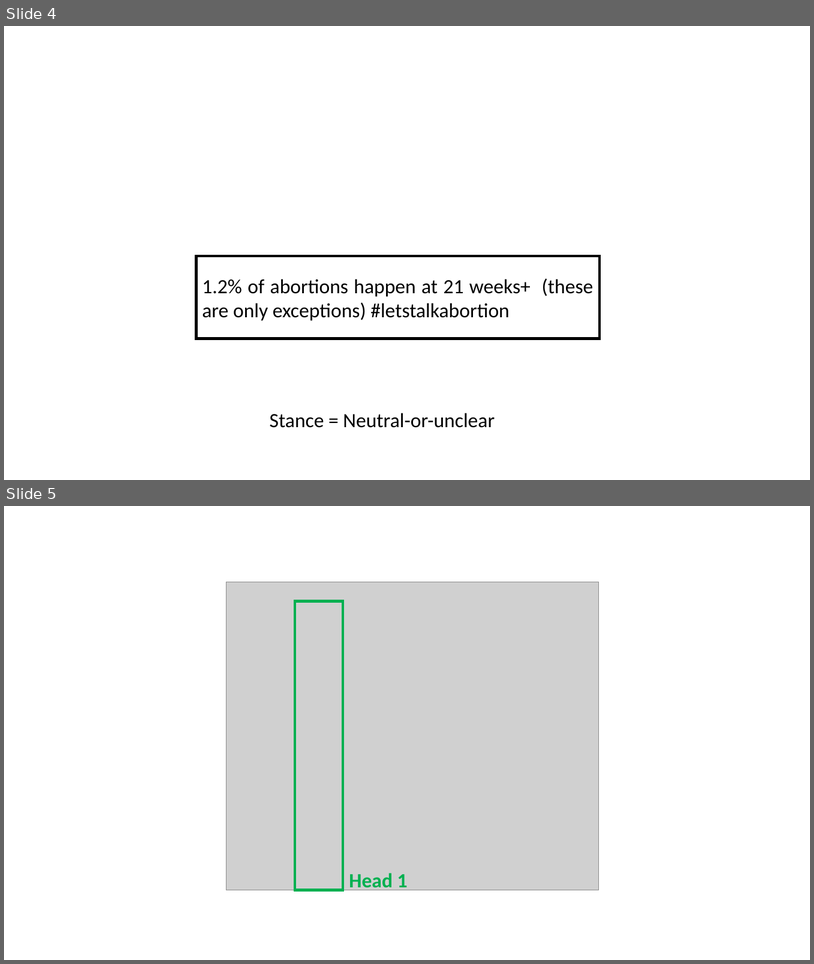
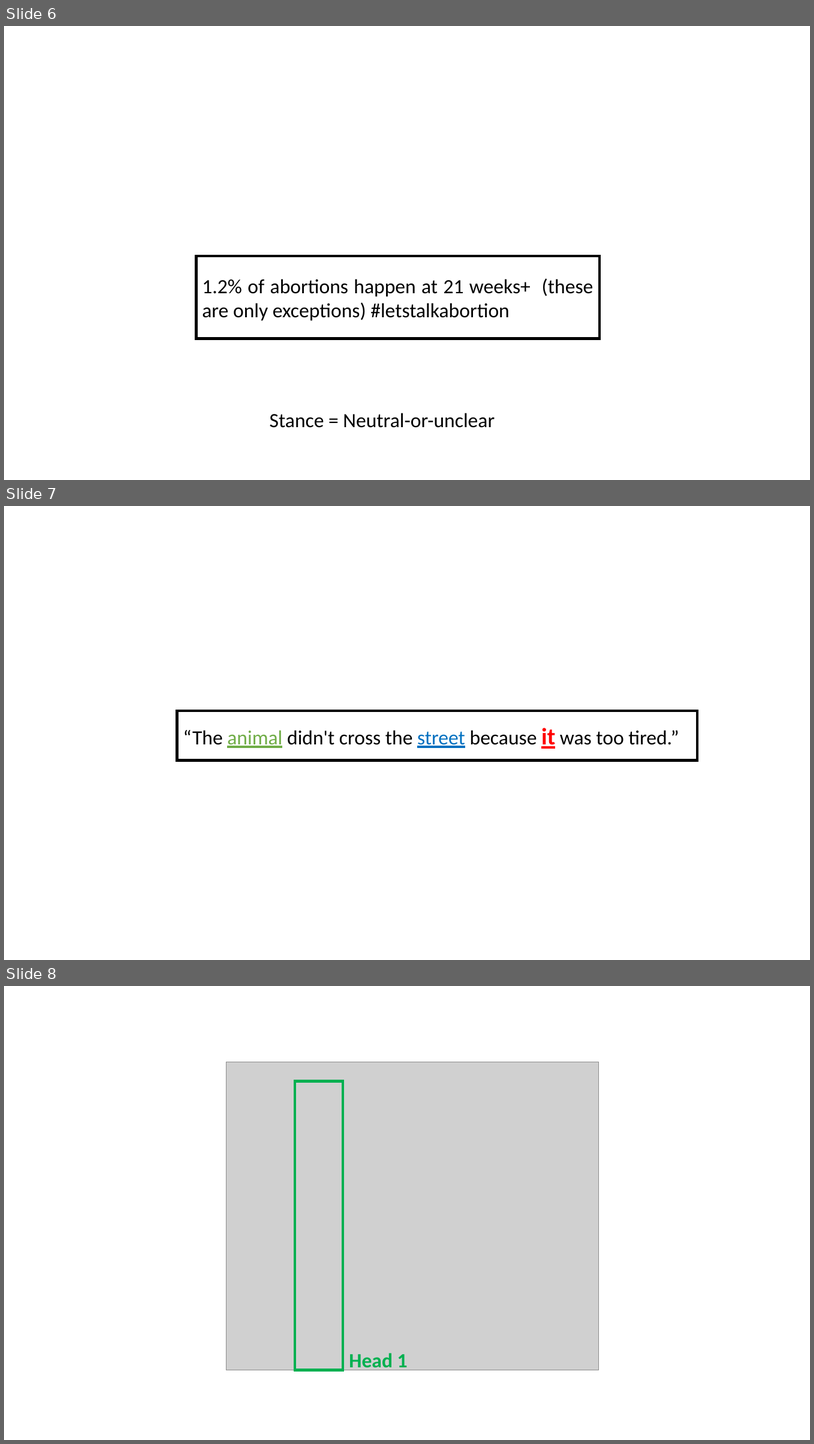
Before and after one commit to yunshiuan/prelim_stance_detection, a slide deck: images/processing_images.pptx. Shown one above the other, each under a label of ours: slides 4 and 5 before the commit, slides 6, 7 and 8 after it. The pictures are 814x964 and 814x1444 pixels, drawn with LibreOffice and Linux fonts; fonts in the diff are those of the drawing; grey boxes stand for pictures. Boxes give left, top, right and bottom in pixels: in the first picture for what was removed or moved away, otherwise in the second. Text is boxed around its words. In the diff, an @@ line names an element or a change of style, - is before the commit and + after.

```diff
--- a/images/processing_images.pptx
+++ b/images/processing_images.pptx
@@ slide 7 added at (4,506,810,960), background #FFFFFF @@
@@ rectangle added at (177,711,697,760), fill #FFFFFF, outline #000000 3 pt, 24 pt, text #000000 @@
+“The animal didn't cross the street because it was too tired.”
@@ what was slide 4 is now slide 6 @@
@@ what was slide 5 is now slide 8 @@
```
Also in this commit, not shown: 5 other slides added.
